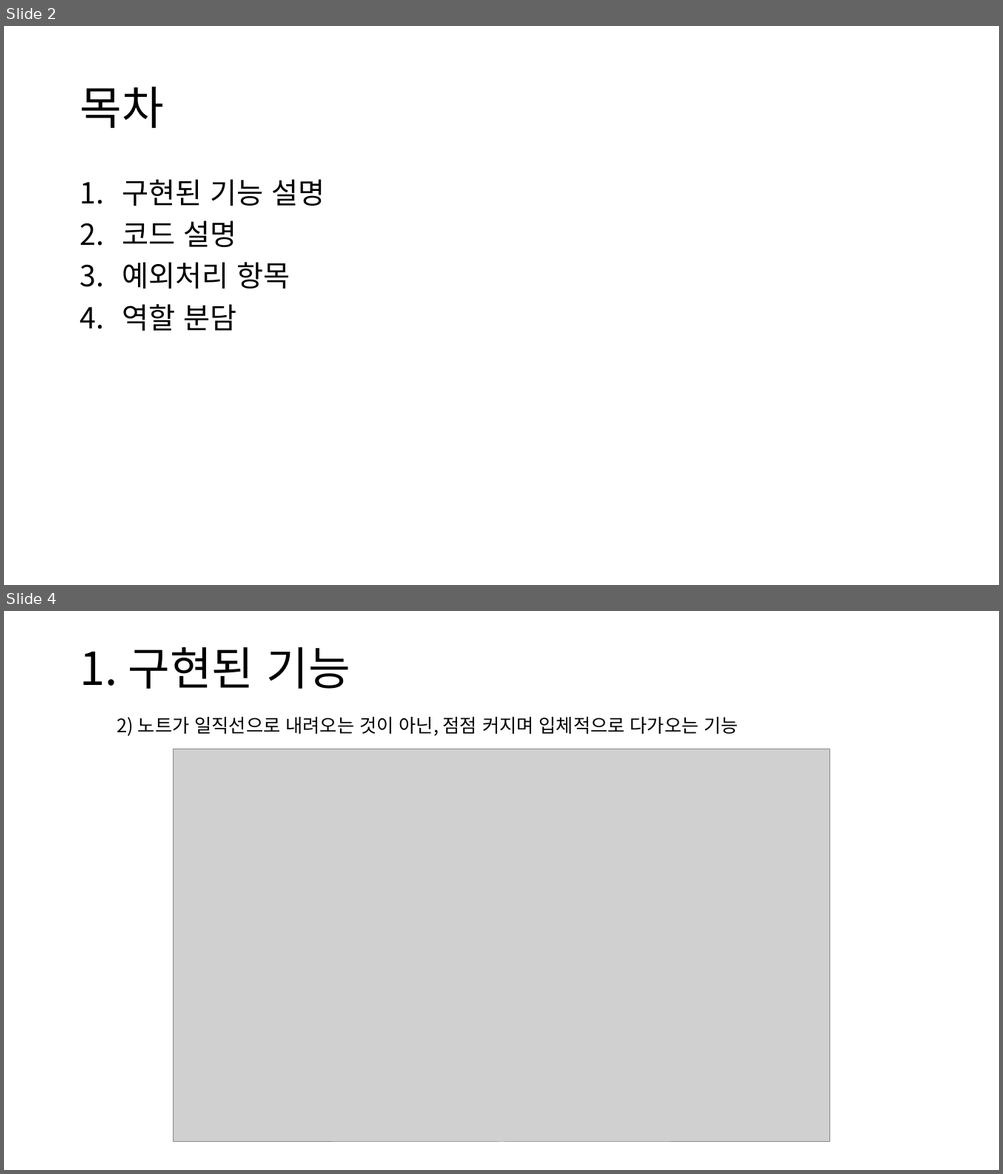
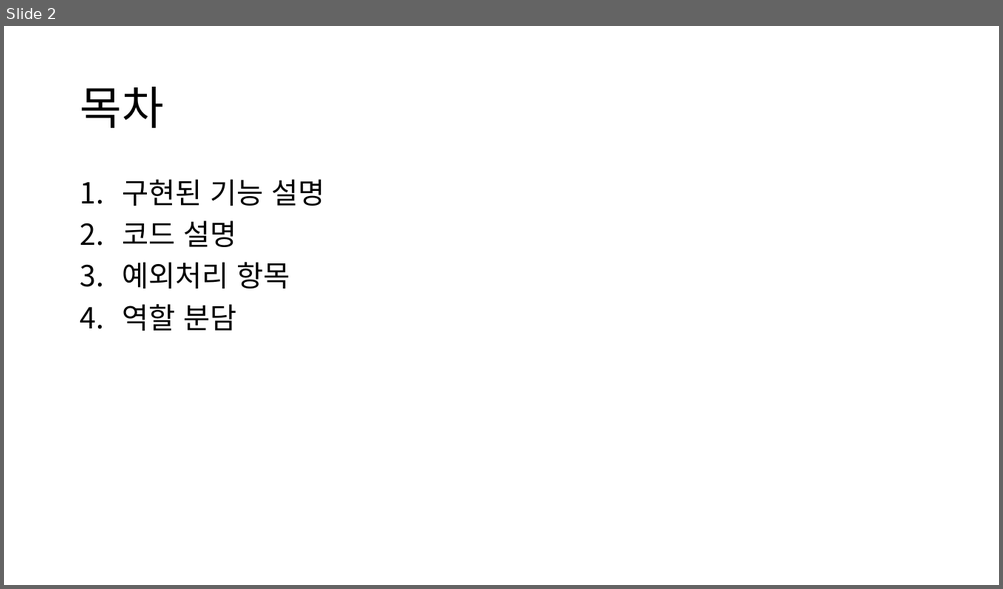
Before and after one commit to PKafka0320/clone-deemo, a slide deck: PSB_Project_report.pptx. Shown one above the other, each under a label of ours: slides 2 and 4 before the commit, slide 2 after it; the slides between them are not shown. The pictures are 1003x1174 and 1003x589 pixels, drawn with LibreOffice and Linux fonts; fonts in the diff are those of the drawing; grey boxes stand for pictures. Boxes give left, top, right and bottom in pixels: in the first picture for what was removed or moved away, otherwise in the second. Text is boxed around its words. In the diff, an @@ line names an element or a change of style, - is before the commit and + after.

```diff
--- a/PSB_Project_report.pptx
+++ b/PSB_Project_report.pptx
@@ slide 4 removed at [4,611,999,1170], background #FFFFFF @@
@@ title removed at [79,647,350,689] @@
-1. 구현된 기능
@@ text removed at [117,717,738,736] @@
-  2) 노트가 일직선으로 내려오는 것이 아닌, 점점 커지며 입체적으로 다가오는 기능
@@ picture removed at [173,749,829,1142] @@
```
Also in this commit, not shown: 2 slides changed, 1 slide added, 3 other slides removed, 1 other file.
